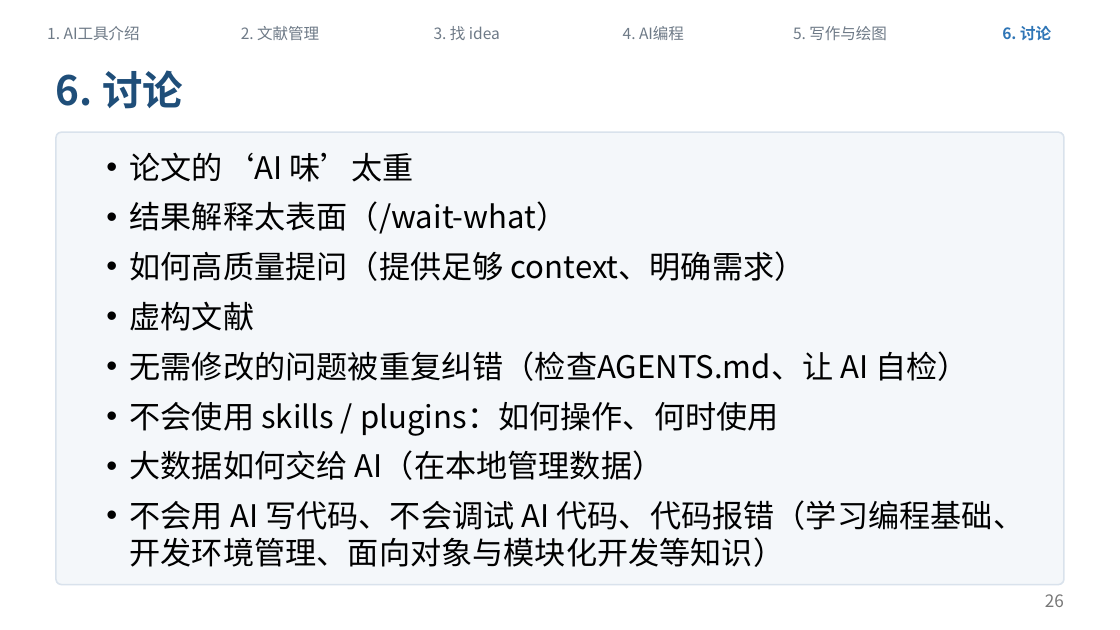
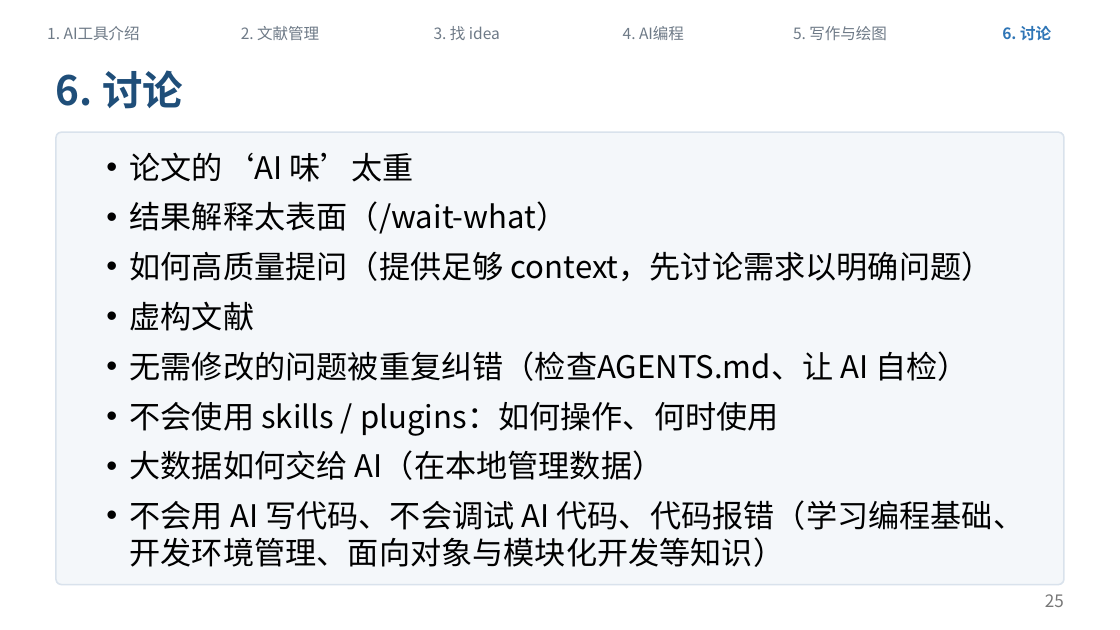
Before and after one commit to sicilyala/ai_sharing, a slide deck: slide 25 of docs/ai-workflow-sharing-v1.pptx (slide 26 before the commit). Drawn at 1120x630 pixels with LibreOffice and Linux fonts; fonts in the diff are those of the drawing. Boxes give left, top, right and bottom in pixels: in the first picture for what was removed or moved away, otherwise in the second. Text is boxed around its words. In the diff, an @@ line names an element or a change of style, - is before the commit and + after.

```diff
--- a/docs/ai-workflow-sharing-v1.pptx
+++ b/docs/ai-workflow-sharing-v1.pptx
@@ text at [130,251,993,281]: text changed @@
-• 如何高质量提问（提供足够 context、明确需求）
+• 如何高质量提问（提供足够 context，先讨论需求以明确问题）
@@ page number at [1045,594,1064,607]: text changed @@
-26
+25
```
Also in this commit, not shown: 9 other slides changed, 1 slide removed, 7 other files.
